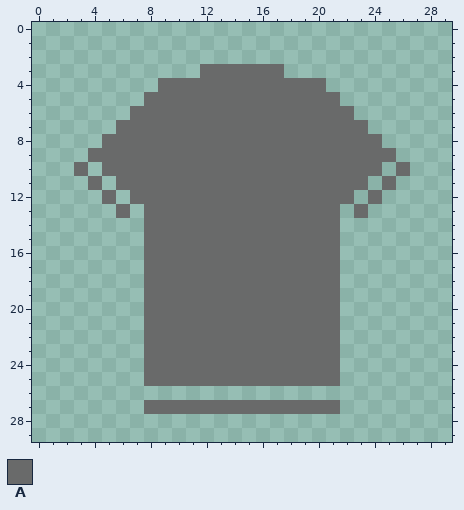
Edited in one commit: pixel-art sprite (src/assets/img/icons/items/misc/empty_body.png). That is the earlier state.
Rulers count pixels.
Palette (. is transparent): A #696a6a
The same view after the edit:
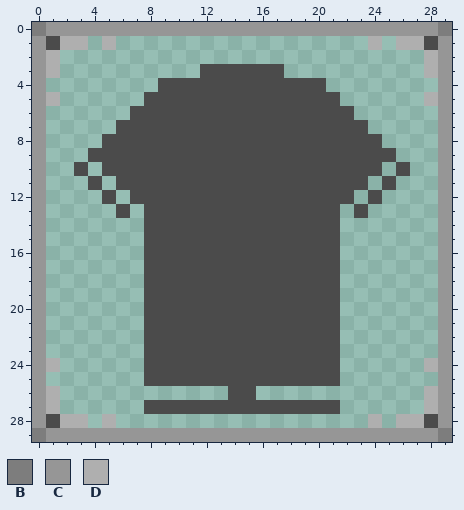
Colours new in this view: B #7d7d7d  C #969696  D #afafaf
From old to new:
{"change": "file 60x60 -> 120x120 pixels (blocks of 2x2 -> 4x4; one block is one cell here)"}
{"colour":"A","old":"#696a6a","new":"#4b4b4b"}
{"y":0,"x":0,"old":"..............................","new":"BCCCCCCCCCCCCCCCCCCCCCCCCCCCCB"}
{"y":1,"x":0,"old":"....","new":"CADD"}
{"y":1,"x":5,"old":".","new":"D"}
{"y":1,"x":24,"old":".","new":"D"}
{"y":1,"x":26,"old":"....","new":"DDAC"}
{"y":2,"x":0,"old":"..","new":"CD"}
{"y":2,"x":28,"old":"..","new":"DC"}
{"y":3,"x":0,"old":"..","new":"CD"}
{"y":3,"x":28,"old":"..","new":"DC"}
{"y":4,"x":0,"old":".","new":"C"}
{"y":4,"x":29,"old":".","new":"C"}
{"y":5,"x":0,"old":"..","new":"CD"}
{"y":5,"x":28,"old":"..","new":"DC"}
{"y":6,"x":0,"old":".","new":"C"}
{"y":6,"x":29,"old":".","new":"C"}
{"y":7,"x":0,"old":".","new":"C"}
{"y":7,"x":29,"old":".","new":"C"}
{"y":8,"x":0,"old":".","new":"C"}
{"y":8,"x":29,"old":".","new":"C"}
{"y":9,"x":0,"old":".","new":"C"}
{"y":9,"x":29,"old":".","new":"C"}
{"y":10,"x":0,"old":".","new":"C"}
{"y":10,"x":29,"old":".","new":"C"}
{"y":11,"x":0,"old":".","new":"C"}
{"y":11,"x":29,"old":".","new":"C"}
{"y":12,"x":0,"old":".","new":"C"}
{"y":12,"x":29,"old":".","new":"C"}
{"y":13,"x":0,"old":".","new":"C"}
{"y":13,"x":29,"old":".","new":"C"}
{"y":14,"x":0,"old":".","new":"C"}
{"y":14,"x":29,"old":".","new":"C"}
{"y":15,"x":0,"old":".","new":"C"}
{"y":15,"x":29,"old":".","new":"C"}
{"y":16,"x":0,"old":".","new":"C"}
{"y":16,"x":29,"old":".","new":"C"}
{"y":17,"x":0,"old":".","new":"C"}
{"y":17,"x":29,"old":".","new":"C"}
{"y":18,"x":0,"old":".","new":"C"}
{"y":18,"x":29,"old":".","new":"C"}
{"y":19,"x":0,"old":".","new":"C"}
{"y":19,"x":29,"old":".","new":"C"}
{"y":20,"x":0,"old":".","new":"C"}
{"y":20,"x":29,"old":".","new":"C"}
{"y":21,"x":0,"old":".","new":"C"}
{"y":21,"x":29,"old":".","new":"C"}
{"y":22,"x":0,"old":".","new":"C"}
{"y":22,"x":29,"old":".","new":"C"}
{"y":23,"x":0,"old":".","new":"C"}
{"y":23,"x":29,"old":".","new":"C"}
{"y":24,"x":0,"old":"..","new":"CD"}
{"y":24,"x":28,"old":"..","new":"DC"}
{"y":25,"x":0,"old":".","new":"C"}
{"y":25,"x":29,"old":".","new":"C"}
{"y":26,"x":0,"old":"..","new":"CD"}
{"y":26,"x":14,"old":"..","new":"AA"}
{"y":26,"x":28,"old":"..","new":"DC"}
{"y":27,"x":0,"old":"..","new":"CD"}
{"y":27,"x":28,"old":"..","new":"DC"}
{"y":28,"x":0,"old":"....","new":"CADD"}
{"y":28,"x":5,"old":".","new":"D"}
{"y":28,"x":24,"old":".","new":"D"}
{"y":28,"x":26,"old":"....","new":"DDAC"}
{"y":29,"x":0,"old":"..............................","new":"BCCCCCCCCCCCCCCCCCCCCCCCCCCCCB"}
{"label":"changed","picture_box":[32,22,452,442]}
